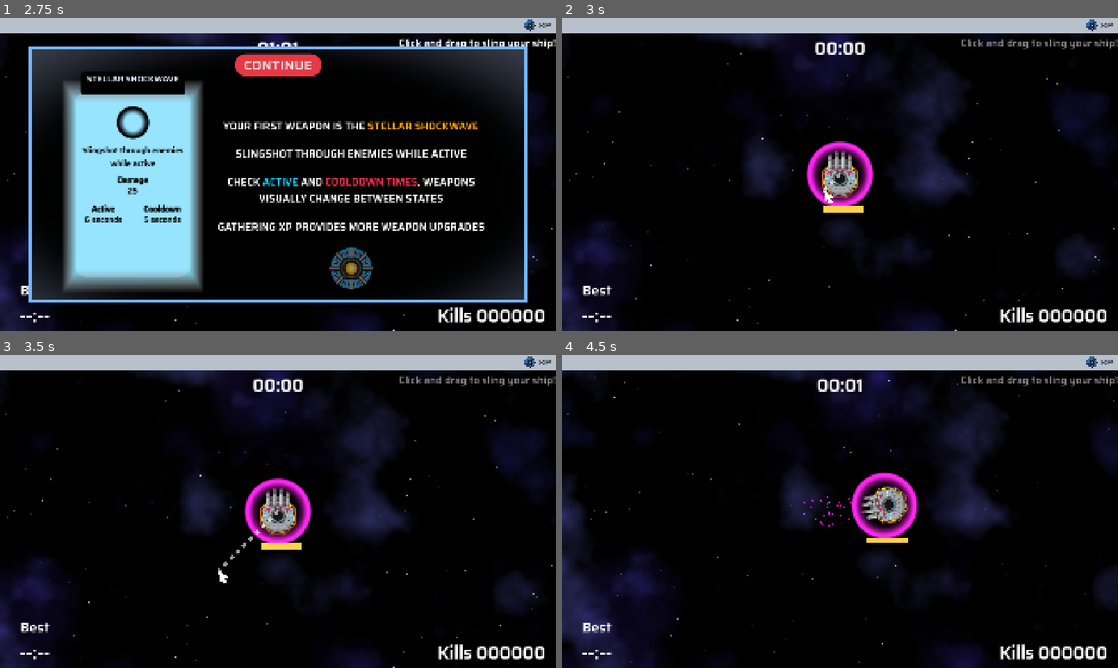
Above: before the commit, frames 1-4 (two rows, left to right).
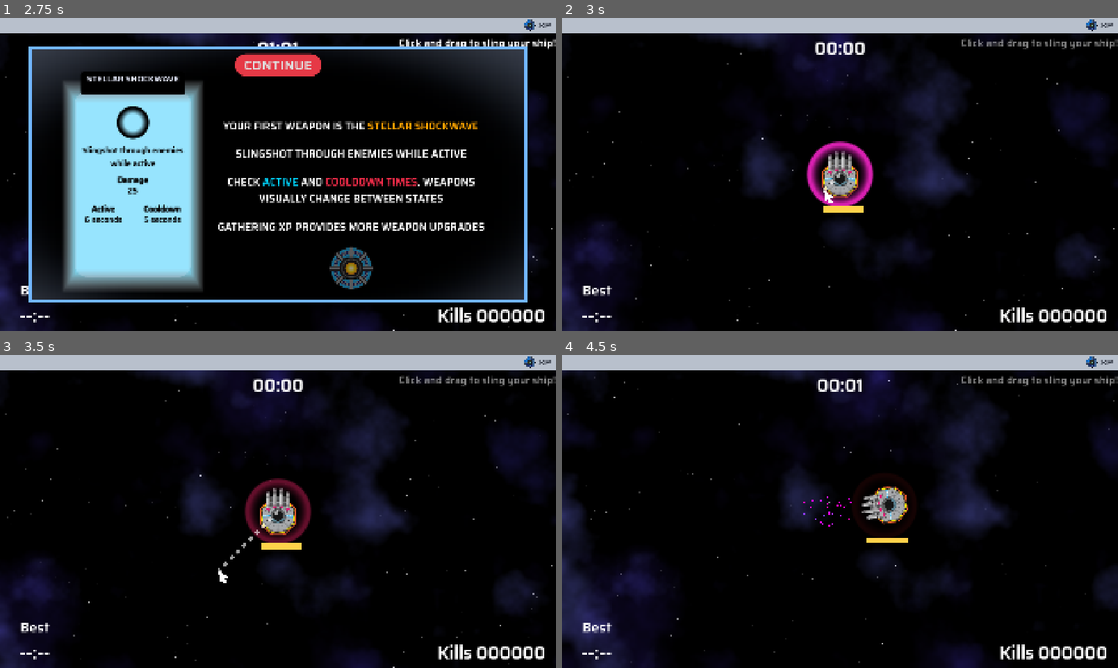
Above: after the commit, the same moments.

Repository: two-sticks-and-a-rock/space-arcade
Game: Godot game, scene res://scenes/main_menu.tscn
Two runs of this game, one before a commit and one after it. Both use one fixed random seed, a clock stepped at 60 frames per second and the inputs below.
Inputs (mouse positions are in pixels of both pictures, inside the frame that each line leads up to):
- Up to frame 1 (2.75 s): click "START" at 0.5 s; click "SKIP" at 1.25 s; click "CONTINUE..." at 2 s
- Up to frame 2 (3 s): click "CONTINUE" at 2.75 s
- Up to frame 3 (3.5 s): no input
- Up to frame 4 (4.5 s): tap Enter at 3.5 s; move the mouse to (962, 495) at 3.52 s; press the mouse at (962, 495) at 3.53 s; hold Right (move_right) 3.53-4.28 s; move the mouse to (728, 527) at 4.27 s; release the mouse at (728, 527) at 4.28 s; hold Down (move_back) from 4.28 s (still down); tap Space (sling_release) at 4.35 s

Frame 1 is identical in both runs. In frame 2, 0.8% of the frame differs, in the area x 44-56%, y 39-60%; in frame 3, 1.2%; in frame 4, 1.3%, in the area x 51-65%, y 37-59%.

Commit message:
Start with shield down since enemies don't spawn in until later

Diff:
--- a/scenes/player/player_weapons/ram_shield/ram_shield.gd
+++ b/scenes/player/player_weapons/ram_shield/ram_shield.gd
@@ -12,7 +12,13 @@
 
 
 func _reinstantiate_weapon():
-	up_timer.start()
+	down_timer.start()
+	ram_cap.sprite.self_modulate.a = 0.5
+	player.immune_to_damage = false
+	power_up.max_value = down_timer.wait_time
+	ram_cap.collider.disabled = true
+
+	animationPlayer.play("fade_out")
 
 func _ready():
 	super()
